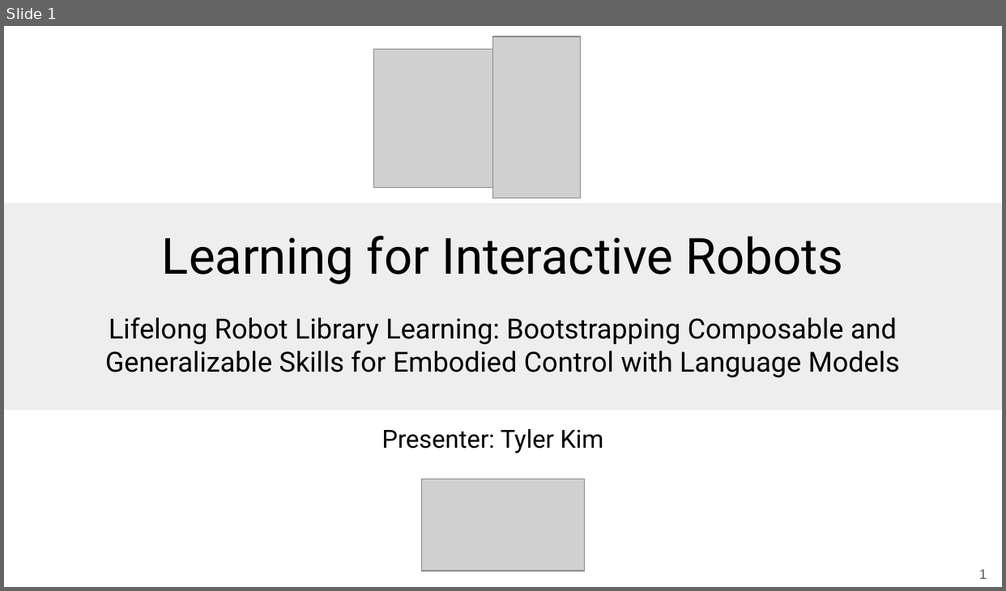
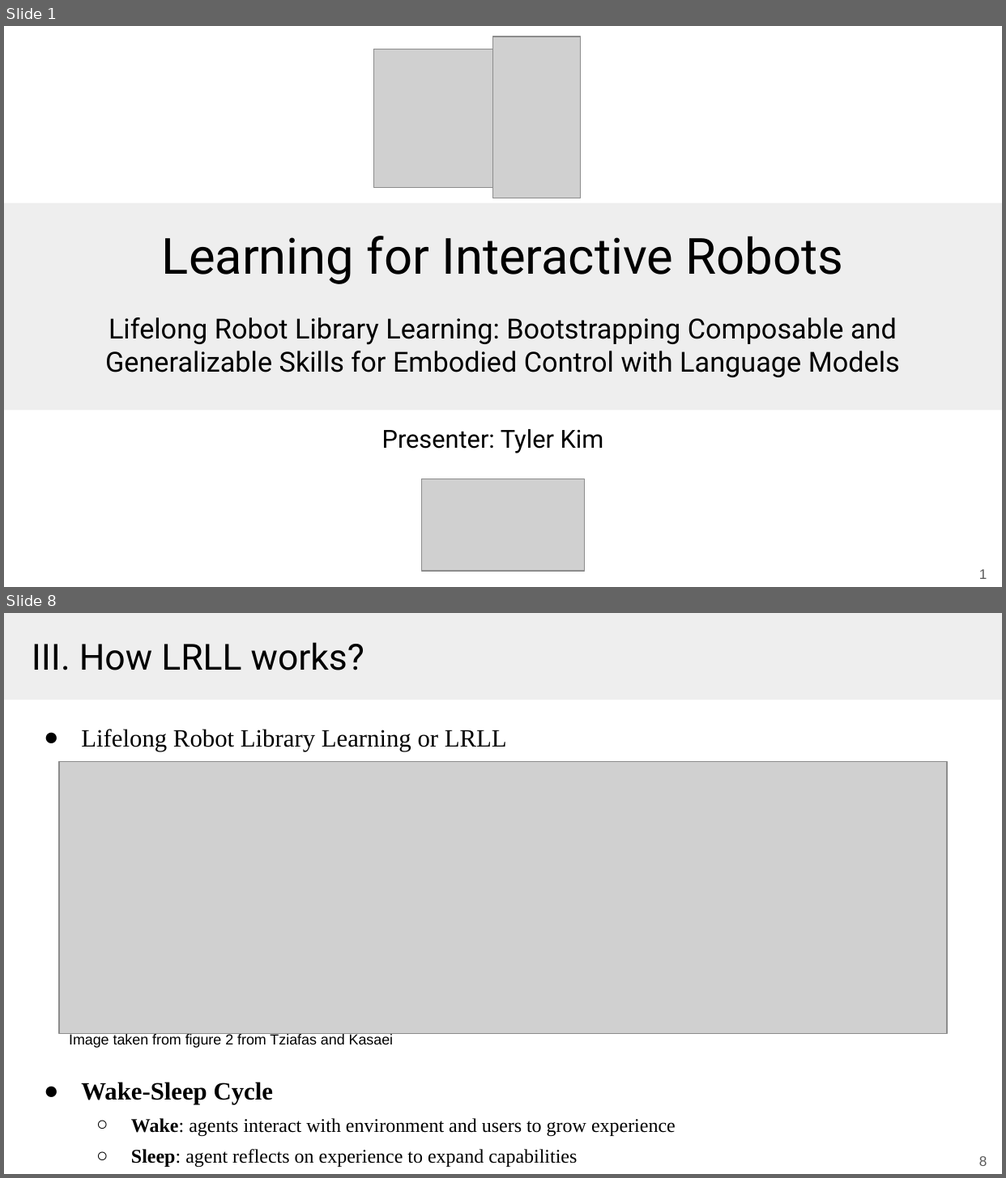
Before and after one commit to Tazering/UVA-CS, a slide deck: CS-6501_Kuo/paper presentation/lifelong_robot_presentation.pptx. Shown one above the other, each under a label of ours: slide 1 before the commit, slides 1 and 8 after it; the slides between them are not shown. The pictures are 1006x591 and 1006x1178 pixels, drawn with LibreOffice and Linux fonts; fonts in the diff are those of the drawing; grey boxes stand for pictures. Boxes give left, top, right and bottom in pixels: in the first picture for what was removed or moved away, otherwise in the second. Text is boxed around its words. In the diff, an @@ line names an element or a change of style, - is before the commit and + after.

```diff
--- a/CS-6501_Kuo/paper presentation/lifelong_robot_presentation.pptx
+++ b/CS-6501_Kuo/paper presentation/lifelong_robot_presentation.pptx
@@ slide 8 added at <box>4,613,1002,1174</box>, background #FFFFFF @@
@@ rectangle added at <box>4,613,1002,700</box>, fill #EEEEEE @@
@@ title added at <box>32,642,364,671</box>, 26 pt, text #000000 @@
+III. How LRLL works?
@@ text added at <box>81,729,507,752</box>, 18 pt, text #000000 @@
+● Lifelong Robot Library Learning or LRLL
@@ picture added at <box>59,762,947,1034</box> @@
@@ text added at <box>69,1033,394,1048</box>, 10.5 pt, text #000000 @@
+Image taken from figure 2 from Tziafas and Kasaei
@@ text added at <box>81,1082,675,1167</box>, 14 pt, text #000000 @@
+● Wake-Sleep Cycle
+  ○ Wake: agents interact with environment and users to grow experience
+  ○ Sleep: agent reflects on experience to expand capabilities
@@ page number added at <box>937,1151,997,1171</box>, 10 pt, text #595959 @@
+8
@@ page number added at <box>979,1157,987,1166</box>, 10 pt, text #FFFFFF @@
+8
```
Also in this commit, not shown: 22 other slides added, 1 slide removed, 2 other files.
